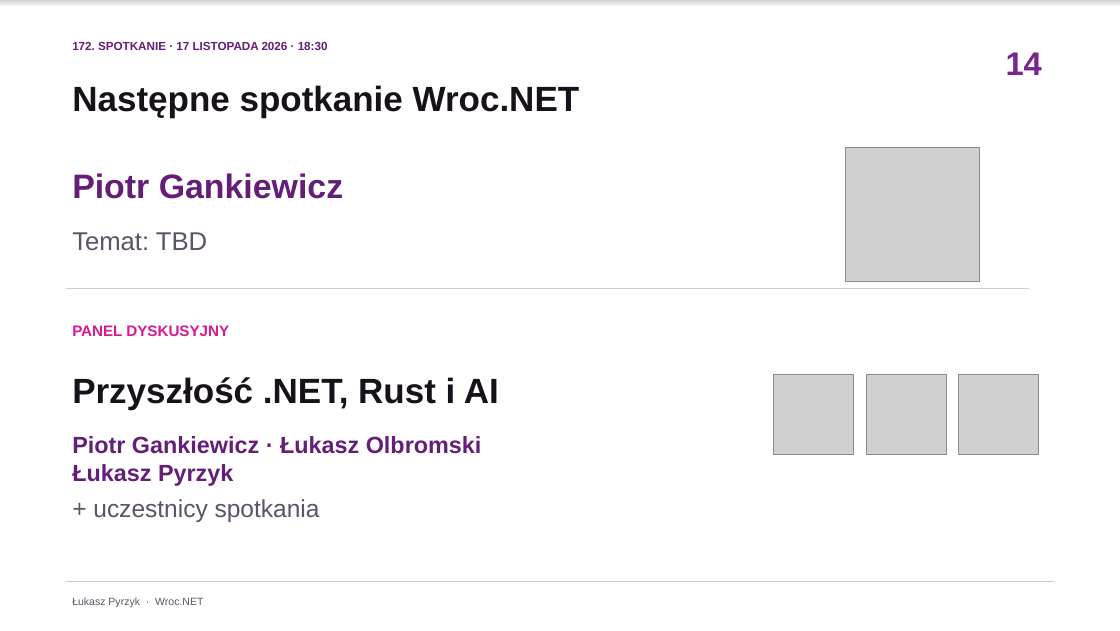
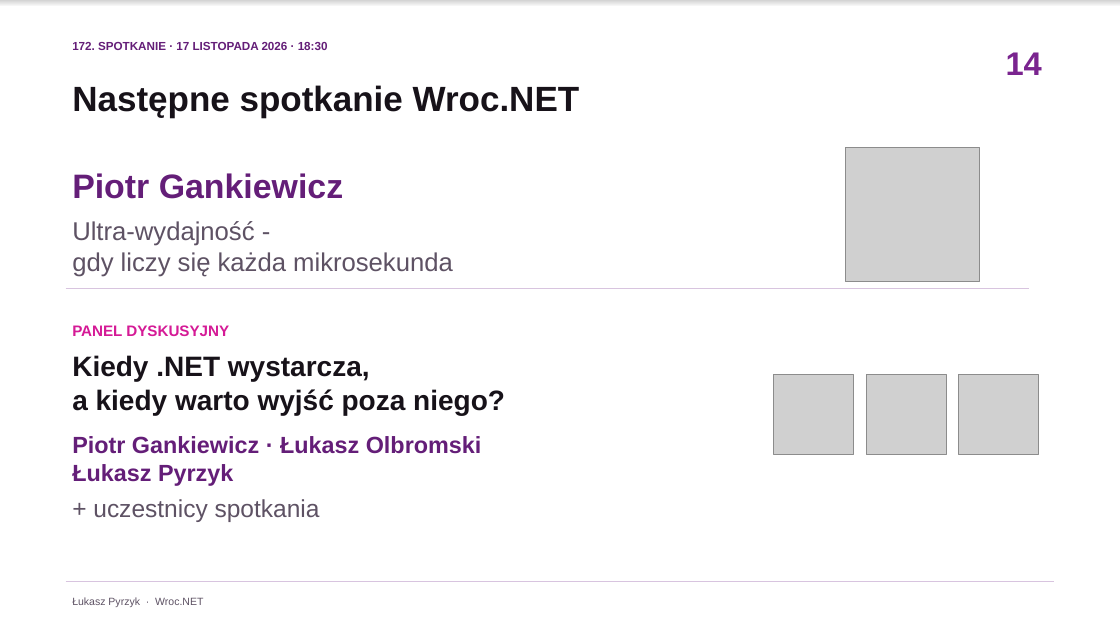
Before and after one commit to lukasz-pyrzyk/wrocnet.org, a slide deck: slide 14 of slides/171/2026-10-20-171-spotkanie.pptx. Drawn at 1120x631 pixels with LibreOffice and Linux fonts; fonts in the diff are those of the drawing; grey boxes stand for pictures. Boxes give left, top, right and bottom in pixels: in the first picture for what was removed or moved away, otherwise in the second. Text is boxed around its words. In the diff, an @@ line names an element or a change of style, - is before the commit and + after.

```diff
--- a/slides/171/2026-10-20-171-spotkanie.pptx
+++ b/slides/171/2026-10-20-171-spotkanie.pptx
@@ text at [72,221,453,277]: text changed @@
-Temat: TBD
+Ultra-wydajność -
+gdy liczy się każda mikrosekunda
@@ text at [72,355,505,415]: text changed; size 30 to 24 pt @@
-Przyszłość .NET, Rust i AI
+Kiedy .NET wystarcza,
+a kiedy warto wyjść poza niego?
```
Also in this commit, not shown: 3 other files.
